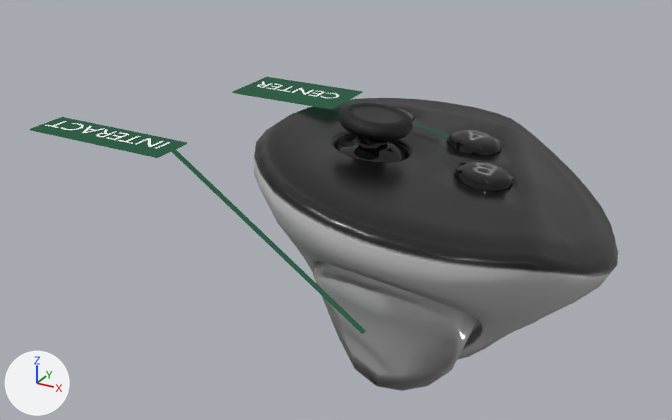
An edit to the glTF model src/assets/models/objects/controllers/hands/rightHand.glb, drawn before and after from the same camera.
Rendered twice from a 50 mm lens placed at (0.0632, -0.1643, 0.0611), pointed at (-0.0348, 0.0139, -0.028). Lighting does not change. The marker at lower left points along +X, +Y and +Z. The older version comes first.

Names of what the first picture shows: 'Cube', 'Text', 'Text.001', 'controller_L_low_meta_quest_3_mat_0.002', 'controller_R_low_meta_quest_3_mat_0'.
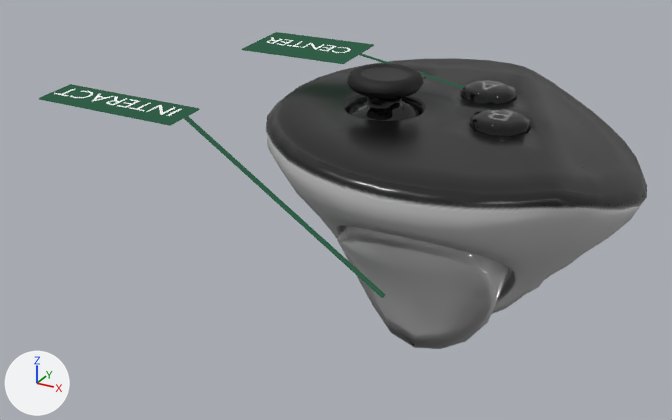
The edits, one by one:
Object 'controller_R_low_meta_quest_3_mat_0' (ob_controller_r_low_meta_quest_3_mat_0) moves from (16.87, 3.648, 4.811) to (16.91, 3.443, 4.311).
Object 'controller_R_low_meta_quest_3_mat_0' (ob_controller_r_low_meta_quest_3_mat_0) turns from (-24, 5.1, 12) to (-20, -0.1, 15) degrees about x, y and z.
Object 'controller_L_low_meta_quest_3_mat_0.002' (ob_controller_l_low_meta_quest_3_mat_0_002) moves from (20.68, 1.899, 1.128) to (20.89, 1.879, -0.0267).
Object 'controller_L_low_meta_quest_3_mat_0.002' (ob_controller_l_low_meta_quest_3_mat_0_002) turns from (-1.1, -5.1, 3) to (-0.7, 0.6, 2.8) degrees about x, y and z.
Object 'Cube' (ob_cube) moves from (6.274, 5.742, -2.411) to (6.232, 5.771, -2.194).
Object 'Cube' (ob_cube) turns from (1.5, -7.2, 1) to (1.8, -0.9, 1.2) degrees about x, y and z.
Object 'Text' (ob_text) moves from (5.543, 5.923, -1.674) to (5.585, 5.948, -1.382).
Object 'Text' (ob_text) turns from (-0.6, 7.3, -179) to (-0.9, 1.1, -179) degrees about x, y and z.
Object 'Text.001' (ob_text_001) moves from (6.72, 10.22, -1.406) to (6.778, 10.25, -1.124).
Object 'Text.001' (ob_text_001) turns from (-1.9, 6.9, -179) to (-2.2, 1.1, -179) degrees about x, y and z.

Location of each change, (x1, y1, x2, y2) in pixels of the pictures (672 x 420 px):
'controller_R_low_meta_quest_3_mat_0', moved, turned
    before: (254, 98, 618, 391)
    after: (266, 58, 647, 349)
'Cube', moved, turned
    before: (30, 117, 366, 334)
    after: (39, 84, 385, 298)
'controller_L_low_meta_quest_3_mat_0.002', moved, turned
    before: (232, 77, 449, 137)
    after: (242, 32, 464, 89)
'Text', moved, turned
    before: (46, 121, 171, 149)
    after: (54, 89, 182, 116)
'Text.001', moved, turned
    before: (257, 82, 339, 98)
    after: (267, 37, 351, 53)
